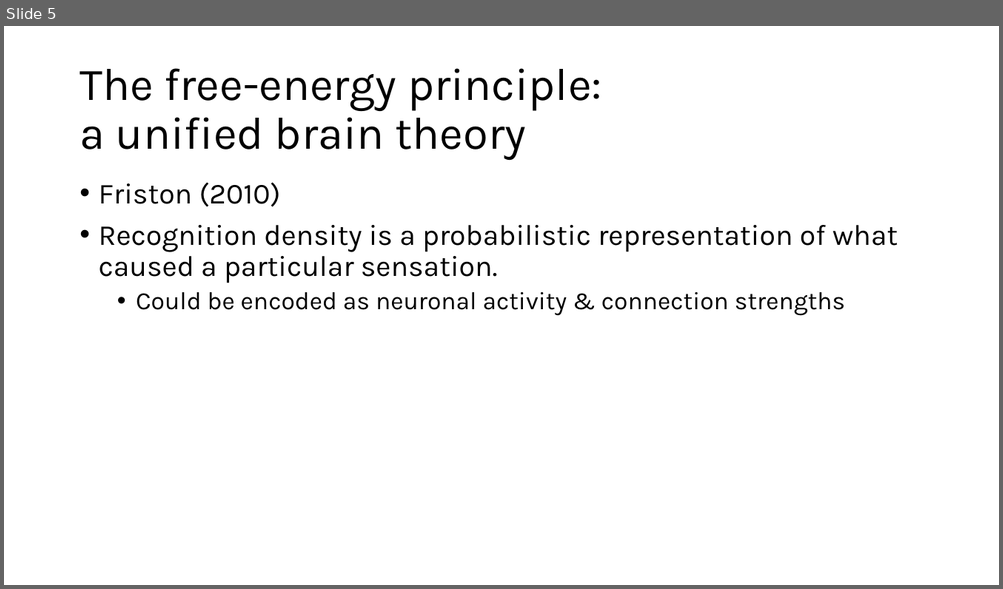
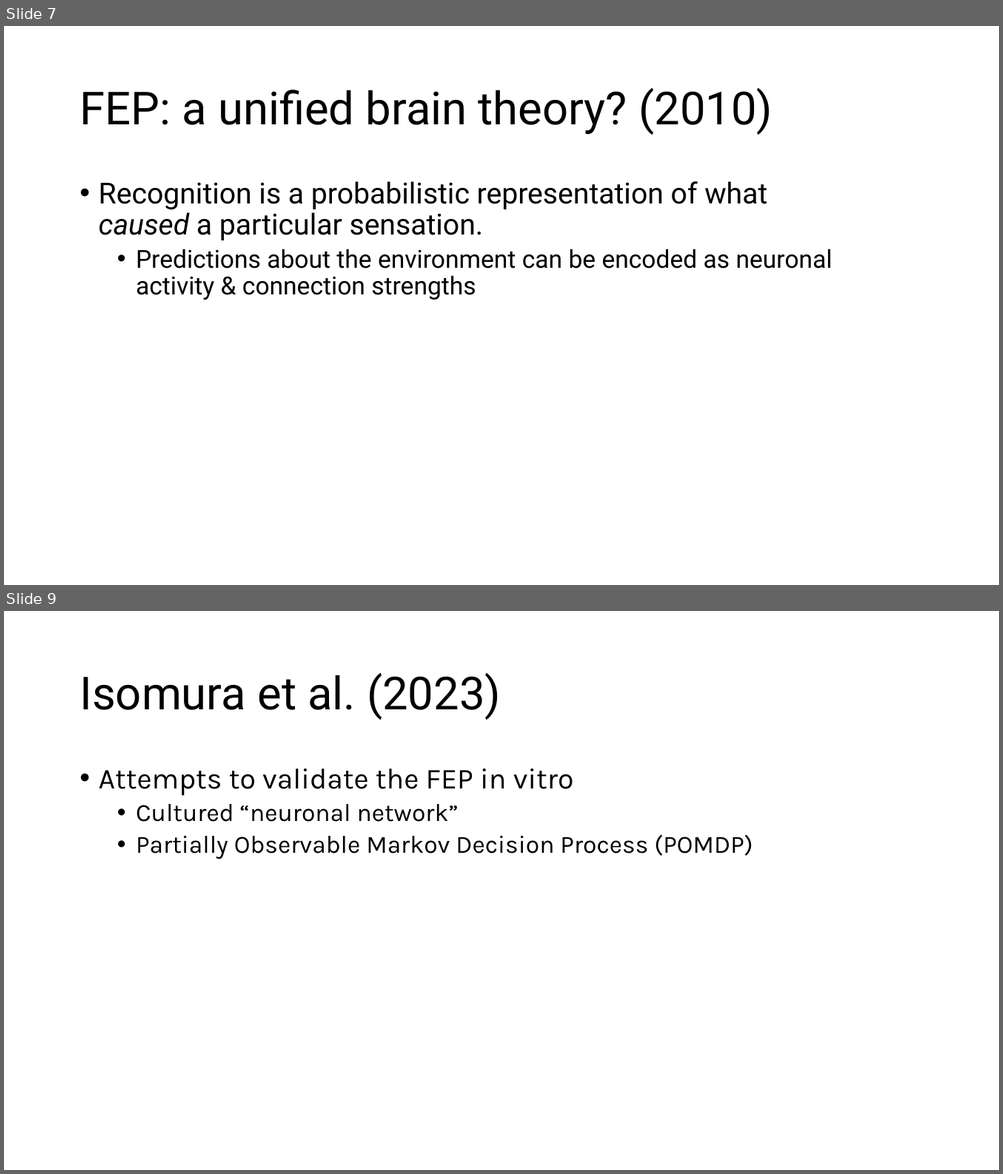
Before and after one commit to nghess/cnjc, a slide deck: in_vitro_free_energy/free_energy.pptx. Shown one above the other, each under a label of ours: slide 5 before the commit, slides 7 and 9 after it; the slides between them are not shown. The pictures are 1003x589 and 1003x1174 pixels, drawn with LibreOffice and Linux fonts; fonts in the diff are those of the drawing. Boxes give left, top, right and bottom in pixels: in the first picture for what was removed or moved away, otherwise in the second. Text is boxed around its words. In the diff, an @@ line names an element or a change of style, - is before the commit and + after.

```diff
--- a/in_vitro_free_energy/free_energy.pptx
+++ b/in_vitro_free_energy/free_energy.pptx
@@ slide 9 added at (4, 611, 999, 1170), background #FFFFFF @@
@@ title added at (79, 673, 501, 720), 44 pt, text #000000 @@
+Isomura et al. (2023)
@@ text added at (99, 769, 752, 860), 24 pt, text #000000 @@
+• Attempts to validate the FEP in vitro
+  • Cultured “neuronal network”
+  • Partially Observable Markov Decision Process (POMDP)
@@ what was slide 5 is now slide 7 @@
@@ slide 7 changed as well @@
@@ title at (79, 88, 772, 135): text changed; font Karla to Roboto @@
-The free-energy principle:
-a unified brain theory
+FEP: a unified brain theory? (2010)
@@ text at (99, 181, 832, 300): text changed; size 28 to 24 pt; font Karla to Roboto @@
-• Friston (2010)
-• Recognition density is a probabilistic representation of what caused a particular sensation.
-  • Could be encoded as neuronal activity & connection strengths
+• Recognition is a probabilistic representation of what caused a particular sensation.
+  • Predictions about the environment can be encoded as neuronal activity & connection strengths
```
Also in this commit, not shown: 5 other slides changed, 12 other slides added, 2 slides removed, 5 other files.
